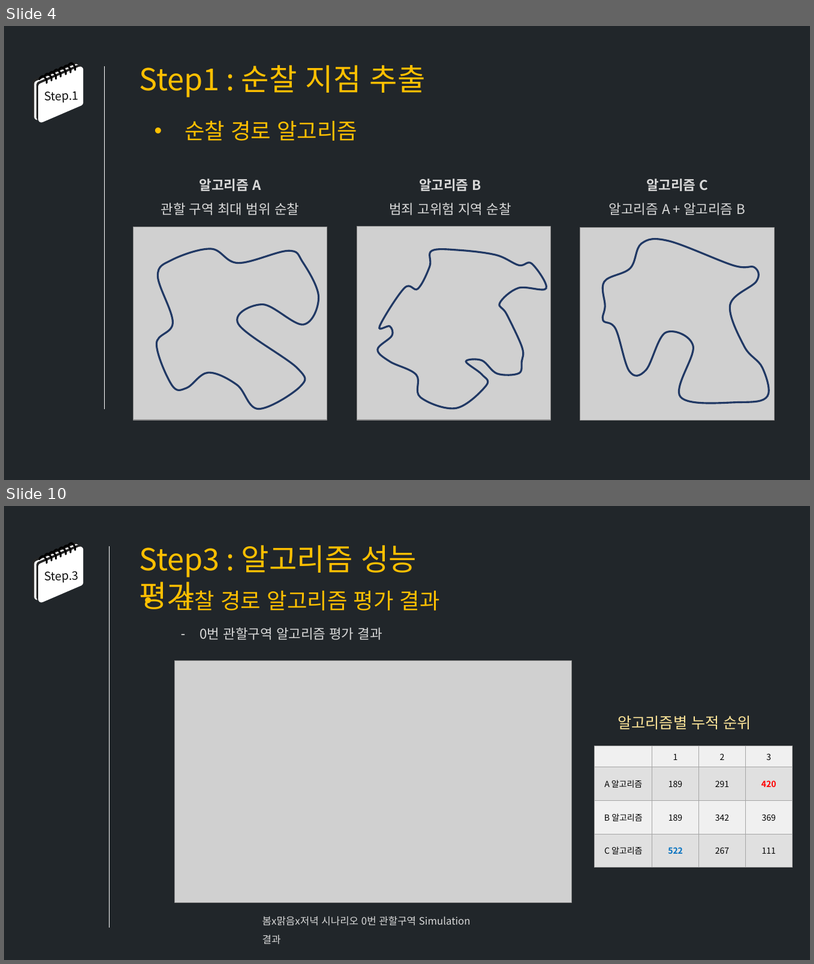
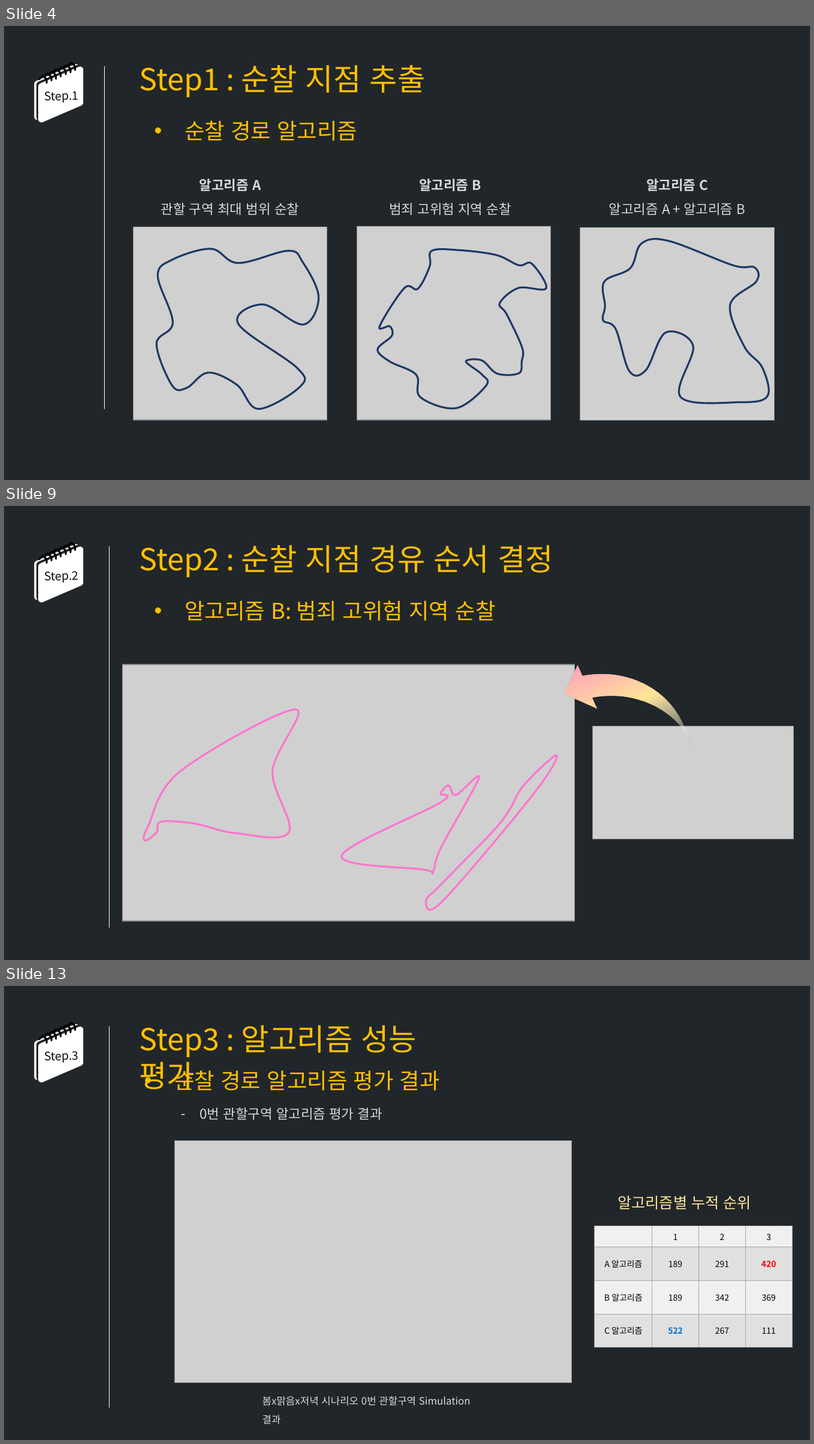
Before and after one commit to ruhz3/crime-predict, a slide deck: 발표/[210526]중간발표_경로알고리즘생성_최종.pptx. Shown one above the other, each under a label of ours: slides 4 and 10 before the commit, slides 4, 9 and 13 after it; the slides between them are not shown. The pictures are 814x964 and 814x1444 pixels, drawn with LibreOffice and Linux fonts; fonts in the diff are those of the drawing; grey boxes stand for pictures. Boxes give left, top, right and bottom in pixels: in the first picture for what was removed or moved away, otherwise in the second. Text is boxed around its words. In the diff, an @@ line names an element or a change of style, - is before the commit and + after.

```diff
--- a/발표/[210526]중간발표_경로알고리즘생성_최종.pptx
+++ b/발표/[210526]중간발표_경로알고리즘생성_최종.pptx
@@ slide 9 added at (4, 506, 810, 960), background #21262A @@
@@ group added at (37, 543, 80, 599): 7 freeform shapes, 2 parallelograms @@
@@ line added from (109, 546) to (109, 927), #FFFFFF 0.5 pt @@
@@ text added at (139, 545, 554, 577), 36 pt, text #FFC000 @@
+Step2 : 순찰 지점 경유 순서 결정
@@ text added at (44, 571, 78, 583), 14 pt, text #0D0D0D @@
+Step.2
@@ text added at (185, 600, 496, 621), 26 pt, text #FFC000 @@
+• 알고리즘 B: 범죄 고위험 지역 순찰
@@ curved down arrow added at (555, 633, 729, 865), fill gradient #FF75CE to #FFE699 to #FFFFFF @@
@@ group added at (123, 664, 575, 921): 3 freeform shapes, 1 picture @@
@@ picture added at (593, 726, 794, 840) @@
@@ what was slide 10 is now slide 13 @@
```
Also in this commit, not shown: 6 slides changed, 3 other slides added, 1 slide removed.
